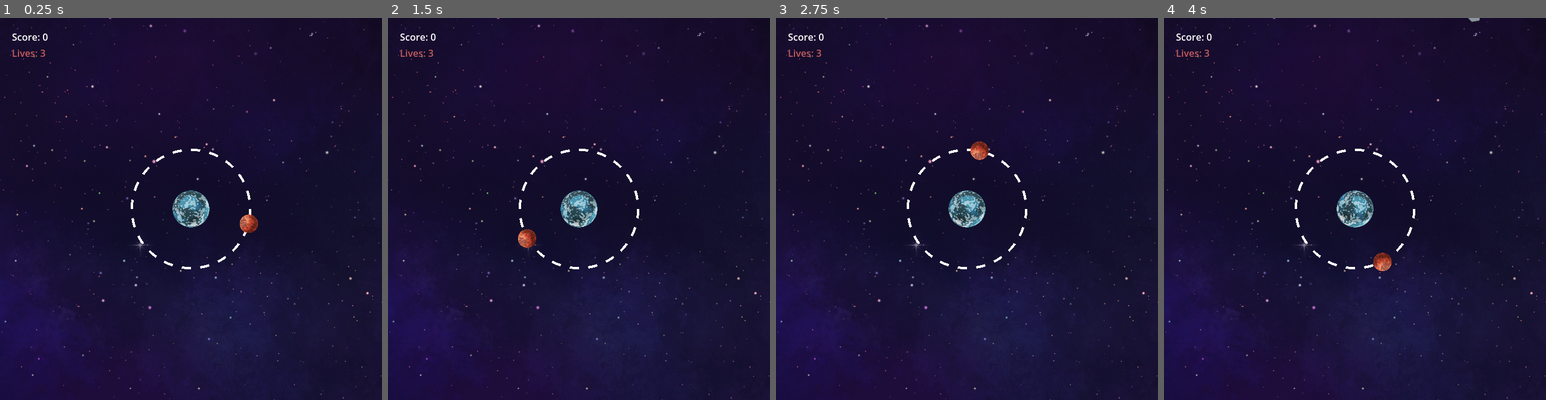
Above: before the commit, frames 1-4 (left to right).
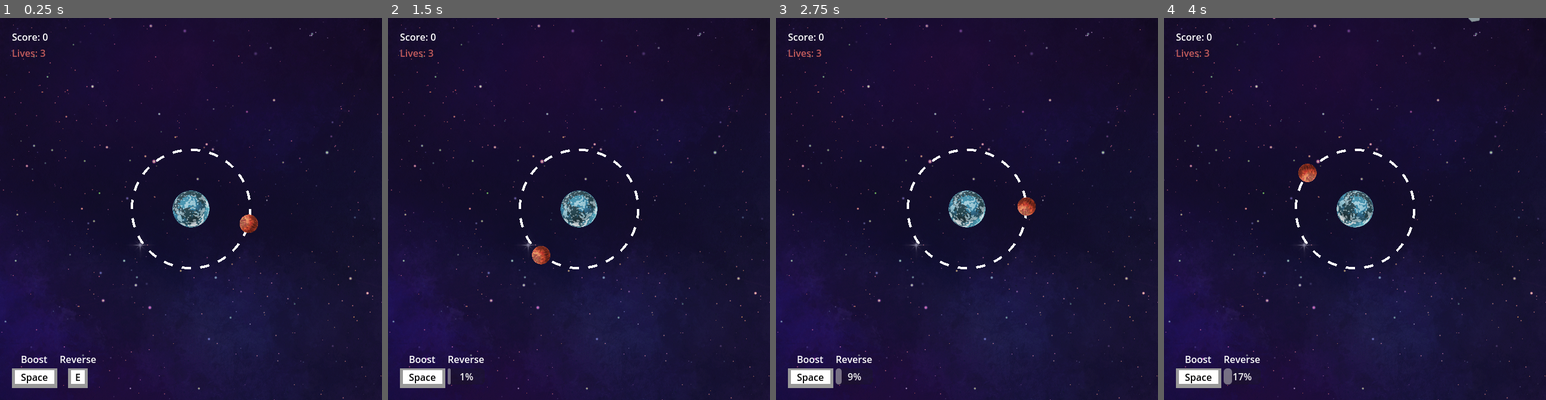
Above: after the commit, the same moments.

Repository: frostblooded/godot_wild_jam_83
Game: Godot game, scene res://scenes/main.tscn
Same seed, same stepped clock (60 frames per second), same inputs: the game is played once before the commit and once after it. The engine's default icon, where the game draws it, is replaced by a stand-in: a white triangle on a blue panel in a dark square.
Inputs:
- Up to frame 1 (0.25 s): no input
- Up to frame 2 (1.5 s): hold Space (speed_up_player) 0.53-1.28 s; hold E (reverse_player, bound only after the commit) from 1.28 s (still down)
- Up to frame 3 (2.75 s): release E (reverse_player, bound only after the commit) at 2.03 s; hold Space (speed_up_player) from 2.03 s (still down)
- Up to frame 4 (4 s): release Space (speed_up_player) at 3.53 s; hold E (reverse_player, bound only after the commit) from 3.53 s (still down)

The runs differ from the first frame. In frame 1, 1.0% of the frame differs, in the area x 3-26%, y 88-97%; in frame 2, 1.2%; in frame 3, 1.2%; in frame 4, 1.3%, in the area x 3-60%, y 38-97%.

Commit message:
Add the option for the player to reverse their direction once every 15 seconds

Diff:
--- a/project.godot
+++ b/project.godot
@@ -44,6 +44,11 @@
 , Object(InputEventMouseButton,"resource_local_to_scene":false,"resource_name":"","device":-1,"window_id":0,"alt_presse …(249 unchanged characters)…
 ]
 }
+reverse_player={
+"deadzone": 0.2,
+"events": [Object(InputEventKey,"resource_local_to_scene":false,"resource_name":"","device":-1,"window_id":0,"alt_pressed":false,"shift_pressed":false,"ctrl_pressed":false,"meta_pressed":false,"pressed":false,"keycode":0,"physical_keycode":69,"key_label":0,"unicode":101,"location":0,"echo":false,"script":null)
+]
+}
 
 [rendering]
 
--- a/scenes/main.tscn
+++ b/scenes/main.tscn
@@ -1,9 +1,11 @@
-[gd_scene load_steps=5 format=3 uid="uid://obc0is5lhhcw"]
+[gd_scene load_steps=7 format=3 uid="uid://obc0is5lhhcw"]
 
 [ext_resource type="Script" uid="uid://ch4cf2e2us4bi" path="res://scripts/main.gd" id="1_choun"]
 [ext_resource type="PackedScene" uid="uid://bbtufenvykmg7" path="res://scenes/planet.tscn" id="2_0wfyh"]
 [ext_resource type="Script" uid="uid://cm2wthmw5s2wh" path="res://scripts/game_manager.gd" id="3_sugp2"]
 [ext_resource type="Texture2D" uid="uid://dwhn1fpb4lq01" path="res://assets/background.png" id="4_jyhfs"]
+[ext_resource type="PackedScene" uid="uid://bdsio562x2l13" path="res://scenes/ui/key_fake_image.tscn" id="4_tbgi4"]
+[ext_resource type="Script" uid="uid://dyrftpotc7lp3" path="res://scripts/ui.gd" id="4_tefeu"]
 
 [node name="Main" type="Node2D"]
 script = ExtResource("1_choun")
@@ -15,7 +17,10 @@
 [node name="Planet" parent="." instance=ExtResource("2_0wfyh")]
 position = Vector2(320, 320)
 
-[node name="UI" type="CanvasLayer" parent="."]
+[node name="UI" type="CanvasLayer" parent="." node_paths=PackedStringArray("_reverse_key_fake_image", "_reverse_cooldown_progress_bar")]
+script = ExtResource("4_tefeu")
+_reverse_key_fake_image = NodePath("MarginContainer/ControlsUI/HBoxContainer/ReverseSection/KeyFakeImage")
+_reverse_cooldown_progress_bar = NodePath("MarginContainer/ControlsUI/HBoxContainer/ReverseSection/ReverseCooldownProgressBar")
 
 [node name="MarginContainer" type="MarginContainer" parent="UI"]
 anchors_preset = 15
@@ -28,19 +33,71 @@
 theme_override_constants/margin_right = 20
 theme_override_constants/margin_bottom = 20
 
-[node name="VBoxContainer" type="VBoxContainer" parent="UI/MarginContainer"]
+[node name="StatusUI" type="VBoxContainer" parent="UI/MarginContainer"]
 layout_mode = 2
+size_flags_vertical = 0
 
-[node name="ScoreLabel" type="Label" parent="UI/MarginContainer/VBoxContainer"]
+[node name="ScoreLabel" type="Label" parent="UI/MarginContainer/StatusUI"]
 layout_mode = 2
 text = "Score: 0"
 
-[node name="LivesLabel" type="Label" parent="UI/MarginContainer/VBoxContainer"]
+[node name="LivesLabel" type="Label" parent="UI/MarginContainer/StatusUI"]
 layout_mode = 2
 theme_override_colors/font_color = Color(0.77, 0.3619, 0.3619, 1)
 text = "Lives: 3"
 
+[node name="ControlsUI" type="VBoxContainer" parent="UI/MarginContainer"]
+layout_mode = 2
+size_flags_vertical = 8
+
+[node name="HBoxContainer" type="HBoxContainer" parent="UI/MarginContainer/ControlsUI"]
+layout_mode = 2
+
+[node name="BoostSection" type="VBoxContainer" parent="UI/MarginContainer/ControlsUI/HBoxContainer"]
+layout_mode = 2
+
+[node name="BoostLabel" type="Label" parent="UI/MarginContainer/ControlsUI/HBoxContainer/BoostSection"]
+layout_mode = 2
+text = "Boost"
+horizontal_alignment = 1
+
+[node name="KeyFakeImage" parent="UI/MarginContainer/ControlsUI/HBoxContainer/BoostSection" instance=ExtResource("4_tbgi4")]
+layout_mode = 2
+
+[node name="ReverseSection" type="VBoxContainer" parent="UI/MarginContainer/ControlsUI/HBoxContainer"]
+layout_mode = 2
+
+[node name="BoostLabel" type="Label" parent="UI/MarginContainer/ControlsUI/HBoxContainer/ReverseSection"]
+layout_mode = 2
+text = "Reverse"
+horizontal_alignment = 1
+
+[node name="KeyFakeImage" parent="UI/MarginContainer/ControlsUI/HBoxContainer/ReverseSection" instance=ExtResource("4_tbgi4")]
+layout_mode = 2
+size_flags_horizontal = 4
+size_flags_vertical = 4
+
+[node name="MarginContainer" parent="UI/MarginContainer/ControlsUI/HBoxContainer/ReverseSection/KeyFakeImage" index="0"]
+size_flags_horizontal = 4
+size_flags_vertical = 4
+
+[node name="MarginContainer" parent="UI/MarginContainer/ControlsUI/HBoxContainer/ReverseSection/KeyFakeImage/MarginContainer/PanelContainer" index="0"]
+size_flags_horizontal = 4
+size_flags_vertical = 4
+theme_override_constants/margin_left = 7
+theme_override_constants/margin_right = 7
+
+[node name="Label" parent="UI/MarginContainer/ControlsUI/HBoxContainer/ReverseSection/KeyFakeImage/MarginContainer/PanelContainer/MarginContainer" index="0"]
+text = "E"
+
+[node name="ReverseCooldownProgressBar" type="ProgressBar" parent="UI/MarginContainer/ControlsUI/HBoxContainer/ReverseSection"]
+visible = false
+layout_mode = 2
+
 [node name="GameManager" type="Node" parent="." node_paths=PackedStringArray("_score_label", "_lives_label")]
 script = ExtResource("3_sugp2")
-_score_label = NodePath("../UI/MarginContainer/VBoxContainer/ScoreLabel")
-_lives_label = NodePath("../UI/MarginContainer/VBoxContainer/LivesLabel")
+_score_label = NodePath("../UI/MarginContainer/StatusUI/ScoreLabel")
+_lives_label = NodePath("../UI/MarginContainer/StatusUI/LivesLabel")
+
+[editable path="UI/MarginContainer/ControlsUI/HBoxContainer/BoostSection/KeyFakeImage"]
+[editable path="UI/MarginContainer/ControlsUI/HBoxContainer/ReverseSection/KeyFakeImage"]
--- a/scenes/meteor.tscn
+++ b/scenes/meteor.tscn
@@ -15,7 +15,6 @@
 texture = ExtResource("2_pxso2")
 
 [node name="Area2D" type="Area2D" parent="."]
-scale = Vector2(1, 1)
 
 [node name="CollisionShape2D" type="CollisionShape2D" parent="Area2D"]
 shape = SubResource("CircleShape2D_pxso2")
--- a/scenes/player.tscn
+++ b/scenes/player.tscn
@@ -7,13 +7,14 @@
 [sub_resource type="CircleShape2D" id="CircleShape2D_g2els"]
 radius = 15.0
 
-[node name="Player" type="Node2D" node_paths=PackedStringArray("_area", "_sprite")]
+[node name="Player" type="Node2D" node_paths=PackedStringArray("_area", "_sprite", "_reverse_cooldown_timer")]
 script = ExtResource("1_g2els")
 increased_orbiting_mult = 2.5
 _area = NodePath("Area2D")
 _sprite = NodePath("Sprite2D")
 _sprite_rotation_speed = -0.6
 _last_meteor_hit_guide_scene = ExtResource("2_qhqgy")
+_reverse_cooldown_timer = NodePath("ReverseCooldownTimer")
 
 [node name="Sprite2D" type="Sprite2D" parent="."]
 scale = Vector2(0.03, 0.03)
@@ -23,3 +24,7 @@
 
 [node name="CollisionShape2D" type="CollisionShape2D" parent="Area2D"]
 shape = SubResource("CircleShape2D_g2els")
+
+[node name="ReverseCooldownTimer" type="Timer" parent="."]
+wait_time = 15.0
+one_shot = true
--- /dev/null
+++ b/scenes/ui/key_fake_image.tscn
@@ -0,0 +1,30 @@
+[gd_scene load_steps=3 format=3 uid="uid://bdsio562x2l13"]
+
+[sub_resource type="StyleBoxFlat" id="StyleBoxFlat_jyhfs"]
+
+[sub_resource type="StyleBoxFlat" id="StyleBoxFlat_tbgi4"]
+bg_color = Color(1, 1, 1, 1)
+
+[node name="KeyFakeImage" type="PanelContainer"]
+theme_override_styles/panel = SubResource("StyleBoxFlat_jyhfs")
+
+[node name="MarginContainer" type="MarginContainer" parent="."]
+layout_mode = 2
+theme_override_constants/margin_left = 5
+theme_override_constants/margin_top = 3
+theme_override_constants/margin_right = 5
+theme_override_constants/margin_bottom = 7
+
+[node name="PanelContainer" type="PanelContainer" parent="MarginContainer"]
+layout_mode = 2
+theme_override_styles/panel = SubResource("StyleBoxFlat_tbgi4")
+
+[node name="MarginContainer" type="MarginContainer" parent="MarginContainer/PanelContainer"]
+layout_mode = 2
+theme_override_constants/margin_left = 10
+theme_override_constants/margin_right = 10
+
+[node name="Label" type="Label" parent="MarginContainer/PanelContainer/MarginContainer"]
+layout_mode = 2
+theme_override_colors/font_color = Color(0, 0, 0, 1)
+text = "Space"
--- a/scripts/game_manager.gd
+++ b/scripts/game_manager.gd
@@ -26,7 +26,7 @@
         _lives_label.text = "GAME OVER"
 
 func _on_gained_life() -> void:
-    _current_lives += 1
+    _current_lives = min(_current_lives + 1, _initial_lives)
     _lives_label.text = "Lives: " + str(_current_lives)
 
 func _on_increased_score(amount: int) -> void:
--- a/scripts/globals/event_bus.gd
+++ b/scripts/globals/event_bus.gd
@@ -3,3 +3,4 @@
 signal lost_life
 signal gained_life
 signal increased_score(amount: int)
+signal reverse_cooldown_timer_started(cooldown_timer: Timer)
--- a/scripts/player.gd
+++ b/scripts/player.gd
@@ -8,30 +8,35 @@
 @export var _sprite: Sprite2D
 @export var _sprite_rotation_speed: float = 1.0
 @export var _last_meteor_hit_guide_scene: PackedScene
+@export var _initial_orbiting_clockwise: bool = true
+@export var _reverse_cooldown_timer: Timer
 
 var _angle: float = 0.0
 var _angle_since_last_meteor_hit: float = 0.0
 var _last_meteor_hit_guide: Node2D
+var _orbiting_clockwise: bool = true
 
 func _enter_tree() -> void:
     _area.area_entered.connect(_on_hit)
 
 func _ready() -> void:
     position = Vector2(0, orbiting_radius)
+    _orbiting_clockwise = _initial_orbiting_clockwise
 
 func _physics_process(delta: float) -> void:
-    var used_rotation_speed: float = default_orbiting_speed
-
-    if Input.is_action_pressed("speed_up_player"):
-        used_rotation_speed *= increased_orbiting_mult
-
-    var gained_angle: float = used_rotation_speed * delta
+    var gained_angle: float = _get_gained_angle(delta)
     _angle += gained_angle
     _update_last_meteor_hit_guide(gained_angle)
 
     position = Globals.get_position_on_circle(Vector2.ZERO, orbiting_radius, _angle)
 
 func _process(delta: float) -> void:
+    if Input.is_action_just_pressed("reverse_player"):
+        if _reverse_cooldown_timer.is_stopped():
+            _orbiting_clockwise = !_orbiting_clockwise
+            _reverse_cooldown_timer.start()
+            EventBus.reverse_cooldown_timer_started.emit(_reverse_cooldown_timer)
+
     _sprite.rotate(_sprite_rotation_speed * delta)
 
 func _on_hit(area: Area2D) -> void:
@@ -64,3 +69,16 @@
         return 2
 
     return 1
+
+func _get_gained_angle(delta: float) -> float:
+    var used_rotation_speed: float = default_orbiting_speed
+
+    if Input.is_action_pressed("speed_up_player"):
+        used_rotation_speed *= increased_orbiting_mult
+
+    var gained_angle: float = used_rotation_speed * delta
+
+    if !_orbiting_clockwise:
+        gained_angle *= -1
+
+    return gained_angle
--- /dev/null
+++ b/scripts/ui.gd
@@ -0,0 +1,35 @@
+class_name Ui
+extends Node
+
+@export var _reverse_key_fake_image: Control
+@export var _reverse_cooldown_progress_bar: ProgressBar
+
+var _reverse_cooldown_timer: Timer = null
+
+func _enter_tree() -> void:
+    EventBus.reverse_cooldown_timer_started.connect(_on_reverse_cooldown_started)
+
+func _ready() -> void:
+    _reverse_key_fake_image.show()
+    _reverse_cooldown_progress_bar.hide()
+
+func _process(_delta: float) -> void:
+    if _reverse_cooldown_timer == null:
+        return
+
+    if _reverse_cooldown_timer.is_stopped():
+        _on_reverse_cooldown_ended()
+        return
+
+    var timer_progress: float = (_reverse_cooldown_timer.wait_time - _reverse_cooldown_timer.time_left) / _reverse_cooldown_timer.wait_time
+    _reverse_cooldown_progress_bar.value = timer_progress * 100
+
+func _on_reverse_cooldown_started(cooldown_timer: Timer) -> void:
+    _reverse_key_fake_image.hide()
+    _reverse_cooldown_progress_bar.show()
+    _reverse_cooldown_timer = cooldown_timer
+
+func _on_reverse_cooldown_ended() -> void:
+    _reverse_key_fake_image.show()
+    _reverse_cooldown_progress_bar.hide()
+    _reverse_cooldown_timer = null
Not shown, added: scripts/ui.gd.uid
